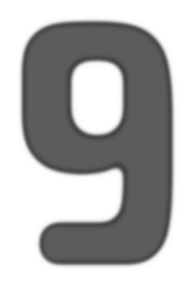
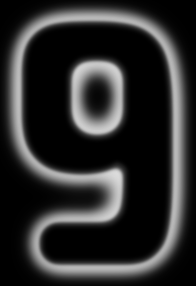
The second 196x286 image is a revision of the first. Changes to its layers:
showed "Layer 1" over [0, 0, 196, 286]